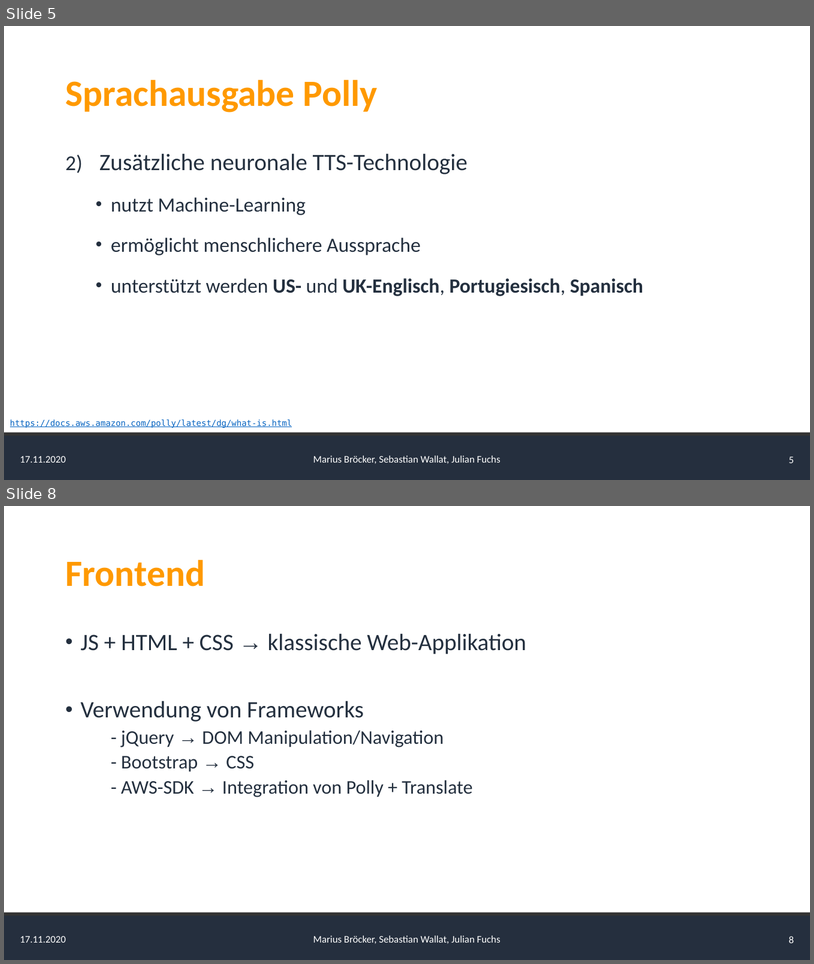
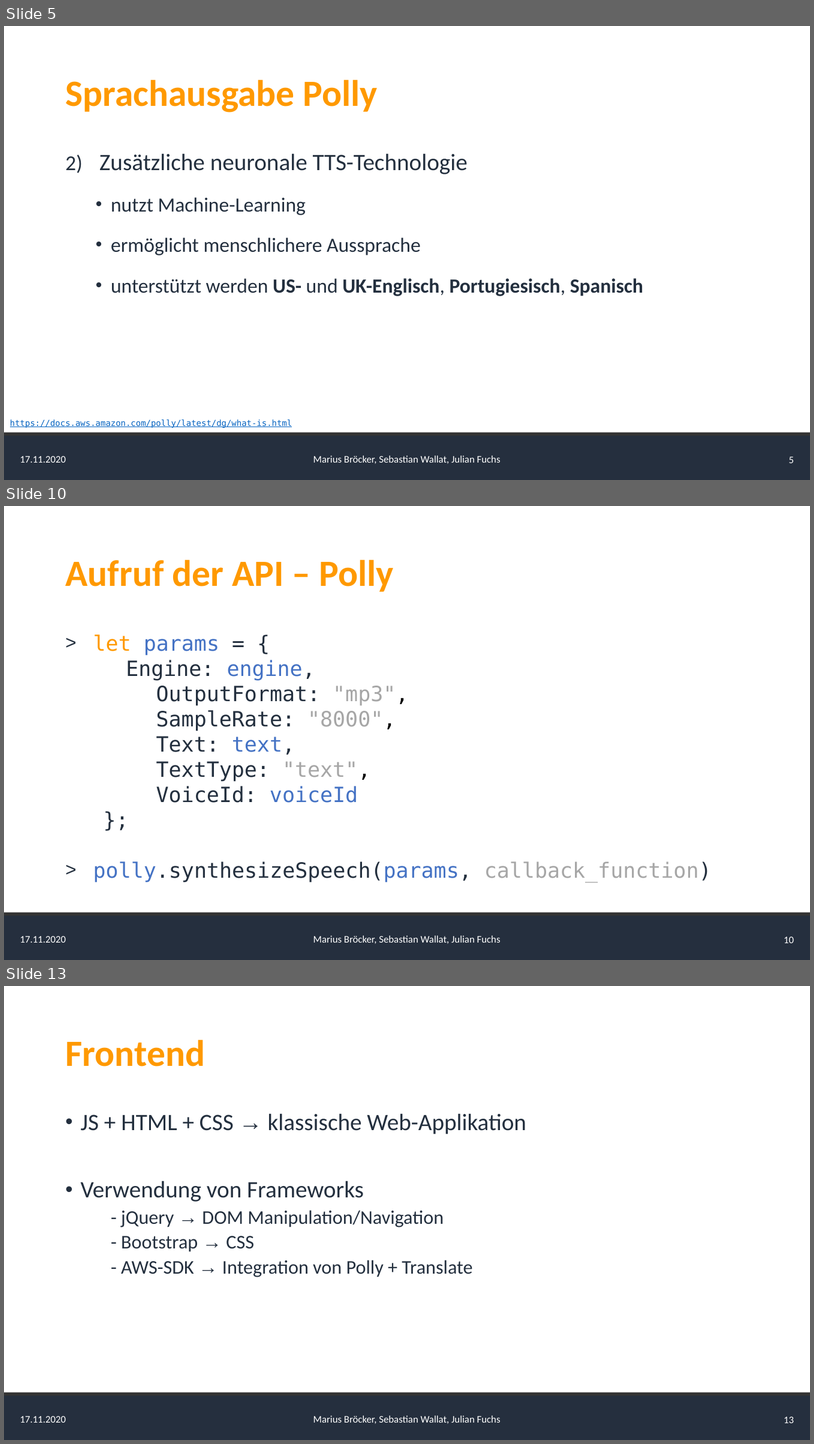
Before and after one commit to AlgorithmicEntropy/AWS_Translate_Polly, a slide deck: presentation/Presentation.pptx. Shown one above the other, each under a label of ours: slides 5 and 8 before the commit, slides 5, 10 and 13 after it; the slides between them are not shown. The pictures are 814x964 and 814x1444 pixels, drawn with LibreOffice and Linux fonts; fonts in the diff are those of the drawing. Boxes give left, top, right and bottom in pixels: in the first picture for what was removed or moved away, otherwise in the second. Text is boxed around its words. In the diff, an @@ line names an element or a change of style, - is before the commit and + after.

```diff
--- a/presentation/Presentation.pptx
+++ b/presentation/Presentation.pptx
@@ slide 10 added at box(4, 506, 810, 960), background #FFFFFF; not listed: 5 template elements that a slide beside it also shows @@
@@ title added at box(65, 559, 393, 592), 44 pt, text #FF9900, bold @@
+Aufruf der API – Polly
@@ text added at box(93, 634, 712, 882), 25 pt, text #232F3E @@
+> let params = {
+  Engine: engine,
+  OutputFormat: "mp3",
+  SampleRate: "8000",
+  Text: text,
+  TextType: "text",
+  VoiceId: voiceId
+};
+> polly.synthesizeSpeech(params, callback_function)
@@ what was slide 8 is now slide 13 @@
@@ page number at box(784, 1416, 794, 1423): text changed @@
-8
+13
```
Also in this commit, not shown: 3 slides changed, 4 other slides added.
